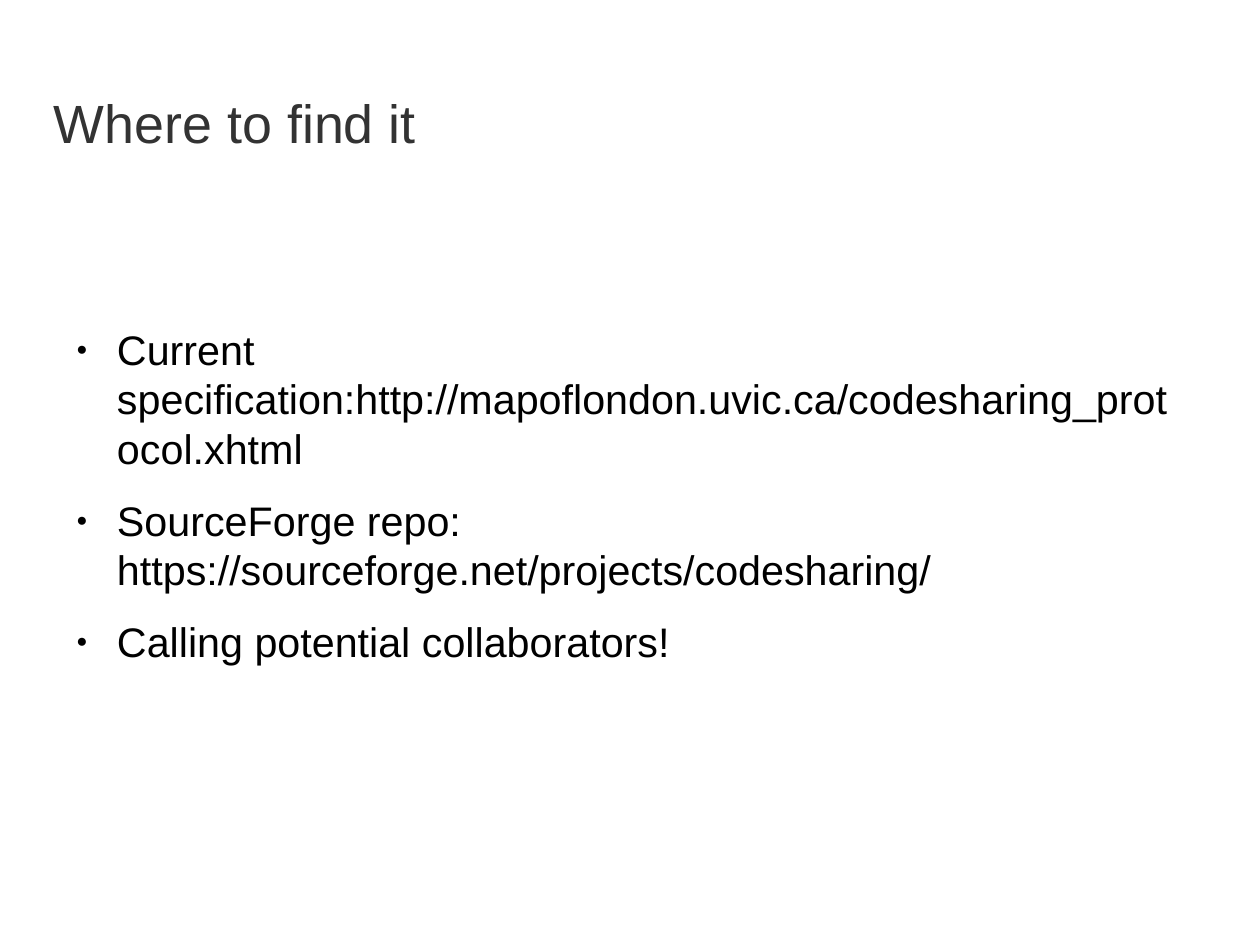
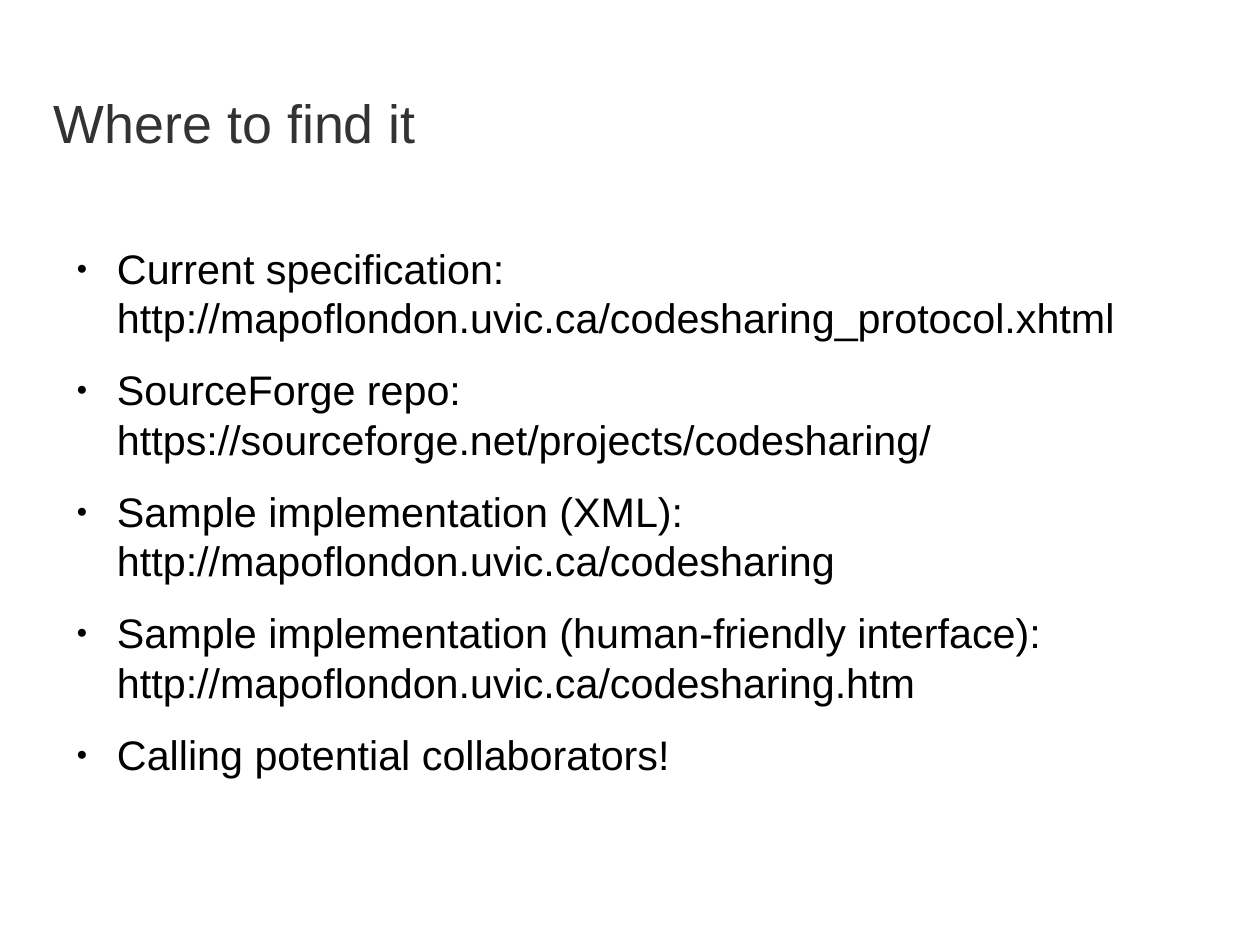
Before and after one commit to martindholmes/CodeSharing, a slide deck: slide 34 of presentations/codesharing_2014-10.odp (slide 35 before the commit). Drawn at 1260x945 pixels with LibreOffice and Linux fonts; fonts in the diff are those of the drawing; background and template pictures are left out. Boxes give left, top, right and bottom in pixels: in the first picture for what was removed or moved away, otherwise in the second. Text is boxed around its words. In the diff, an @@ line names an element or a change of style, - is before the commit and + after.

Commit message:
Tweaks and fixes to presentation.

```diff
--- a/presentations/codesharing_2014-10.odp
+++ b/presentations/codesharing_2014-10.odp
@@ text "Current specification: http://mapoflondon.uvic.ca/codesharin ...": place and size @@
-text "Current specification: http://mapoflondon.uvic.ca/codesharin ..." at box(117, 336, 1167, 665)
+text "Current specification: http://mapoflondon.uvic.ca/codesharin ..." at box(117, 254, 1114, 778)
@@ text at box(117, 254, 1114, 341): spaces changed @@
-● Current specification:http://mapoflondon.uvic.ca/codesharing_protocol.xhtml
+● Current specification:
+  http://mapoflondon.uvic.ca/codesharing_protocol.xhtml
@@ text at box(117, 497, 1040, 706): paragraphs added @@
+● Sample implementation (XML):
+  http://mapoflondon.uvic.ca/codesharing
+● Sample implementation (human-friendly interface):
+  http://mapoflondon.uvic.ca/codesharing.htm
```
Also in this commit, not shown: 1 slide removed, 2 other files.
